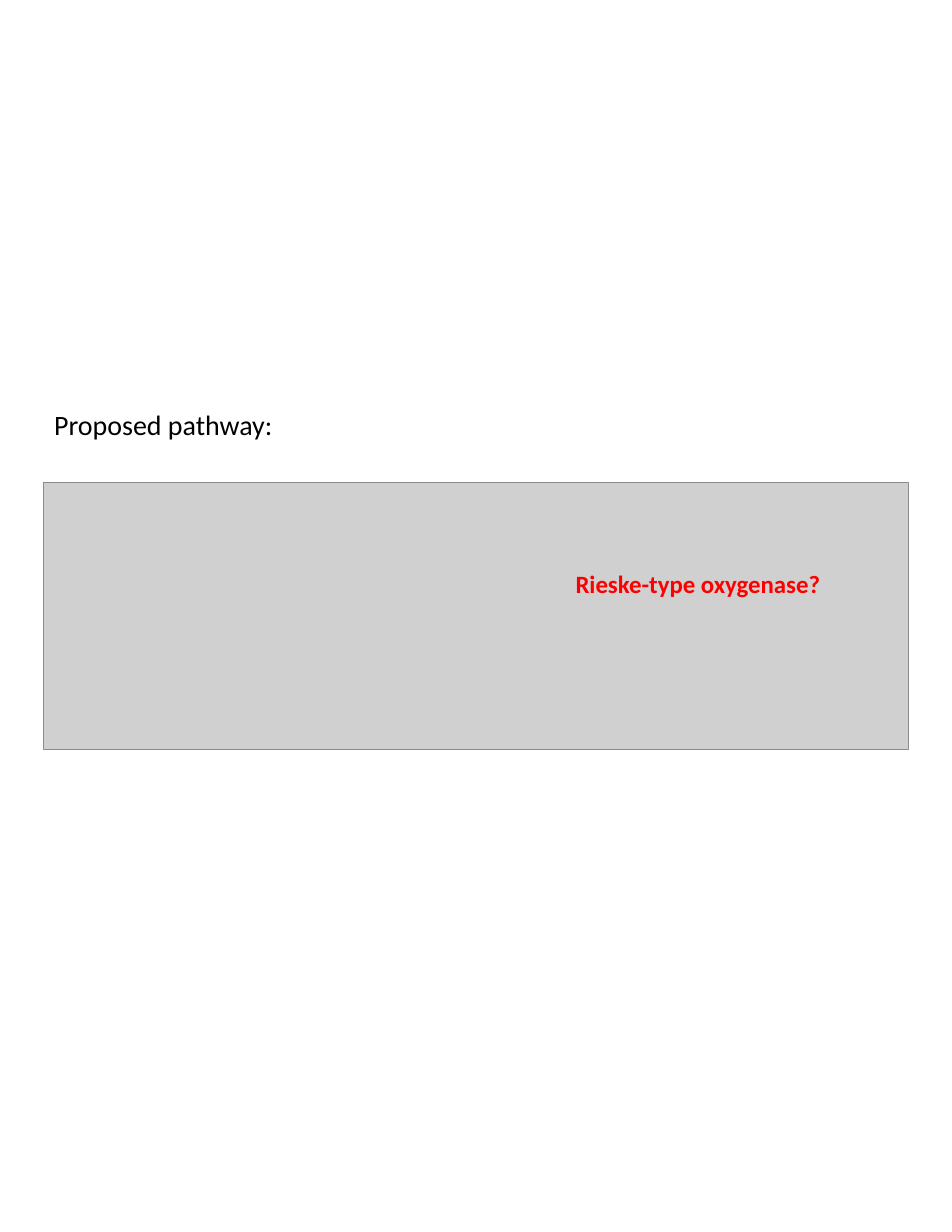
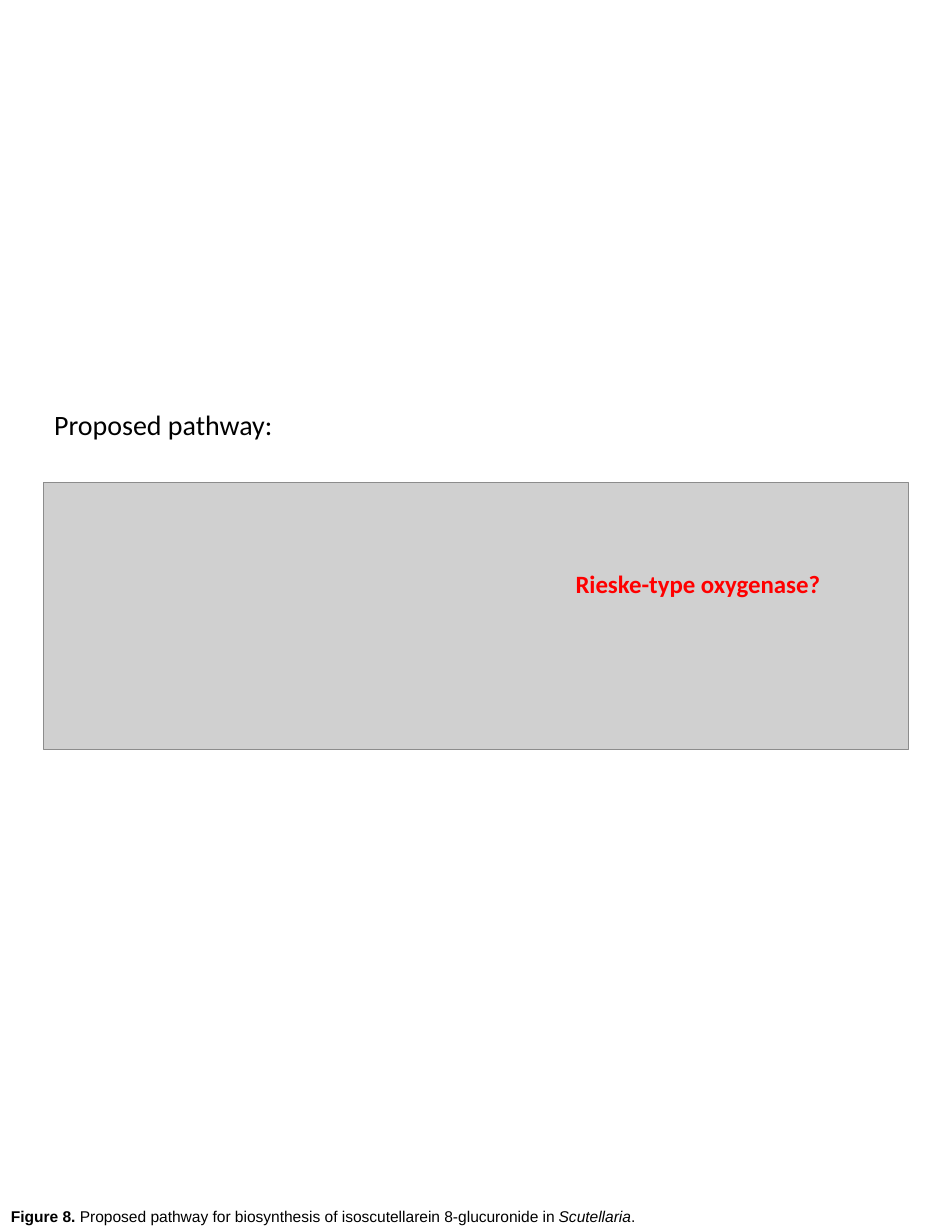
Before and after one commit to bryceaskey/scutellariaMetabolites, a slide deck: slide 18 of figures/20210603_lab_meeting.pptx (slide 16 before the commit). Drawn at 952x1232 pixels with LibreOffice and Linux fonts; fonts in the diff are those of the drawing; grey boxes stand for pictures. Boxes give left, top, right and bottom in pixels: in the first picture for what was removed or moved away, otherwise in the second. Text is boxed around its words. In the diff, an @@ line names an element or a change of style, - is before the commit and + after.

```diff
--- a/figures/20210603_lab_meeting.pptx
+++ b/figures/20210603_lab_meeting.pptx
@@ text added at (x1=11, y1=1210, x2=636, y2=1226), 10 pt, text #000000 @@
+Figure 8. Proposed pathway for biosynthesis of isoscutellarein 8-glucuronide in Scutellaria.
```
Also in this commit, not shown: 3 other slides changed, 2 slides added, 4 other files.
